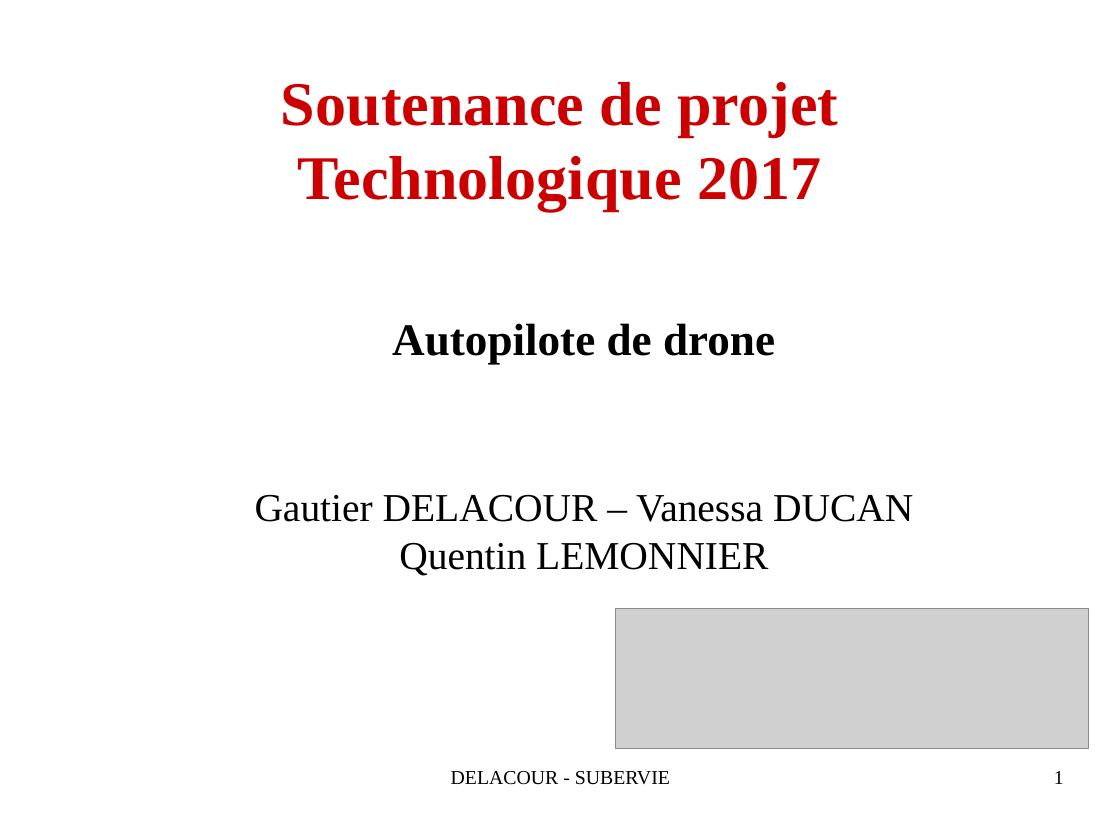
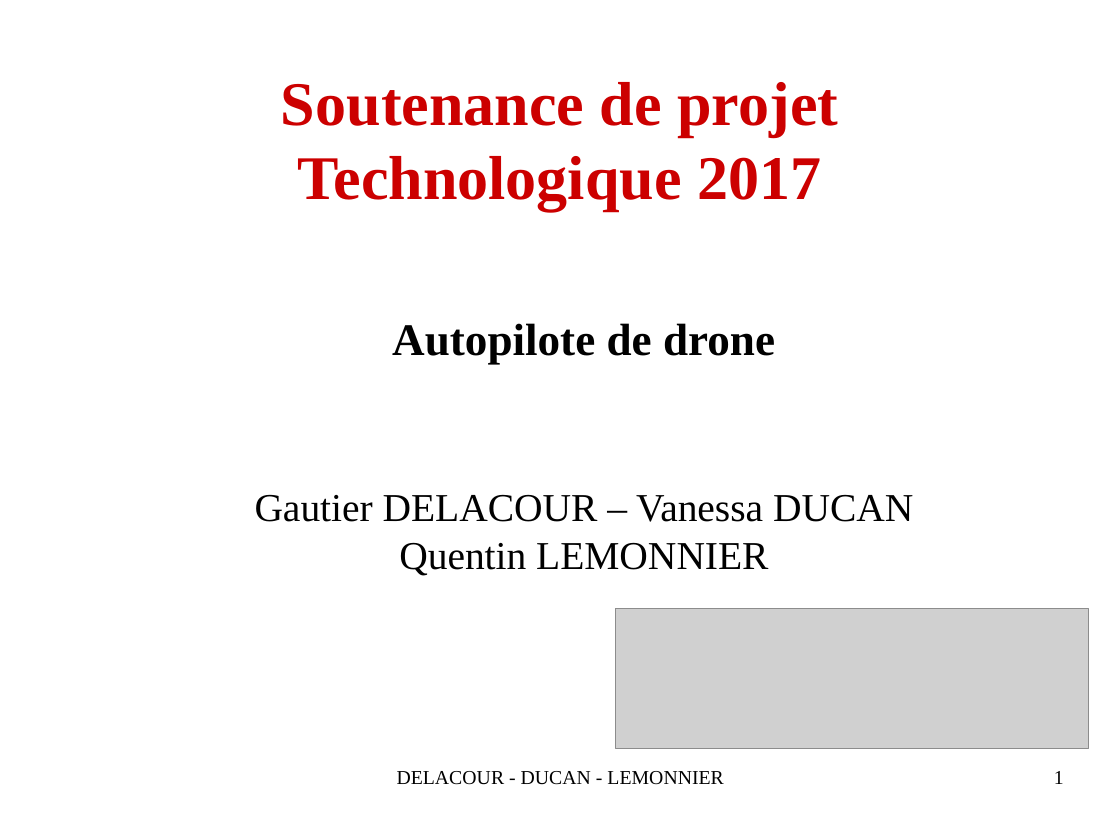
Before and after one commit to QuentinLem/ProjetTech-AutoPilot, a slide deck: slide 1 of doc/SoutenanceProjetReseau2016.odp. Drawn at 1120x840 pixels with LibreOffice and Linux fonts; fonts in the diff are those of the drawing; grey boxes stand for pictures. Boxes give left, top, right and bottom in pixels: in the first picture for what was removed or moved away, otherwise in the second. Text is boxed around its words. In the diff, an @@ line names an element or a change of style, - is before the commit and + after.

Commit message:
Modification de la présentation de la soutenance

```diff
--- a/doc/SoutenanceProjetReseau2016.odp
+++ b/doc/SoutenanceProjetReseau2016.odp
@@ text at (397,771,723,785): text changed @@
-DELACOUR - SUBERVIE
+DELACOUR - DUCAN - LEMONNIER
```
Also in this commit, not shown: 1 other slide changed, 18 slides added, 29 slides removed.
